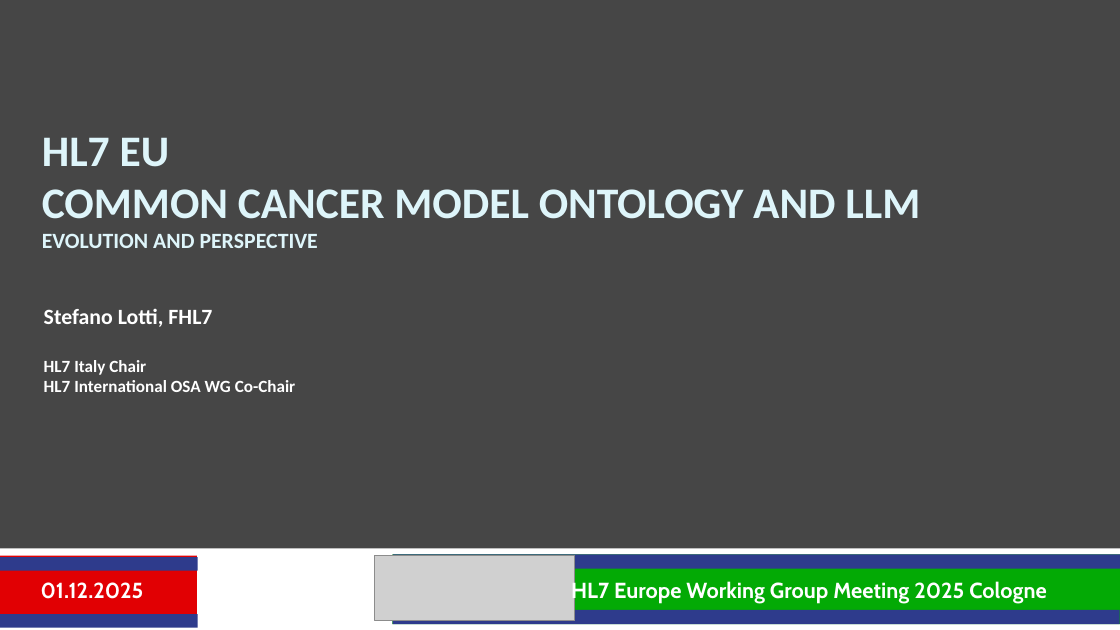
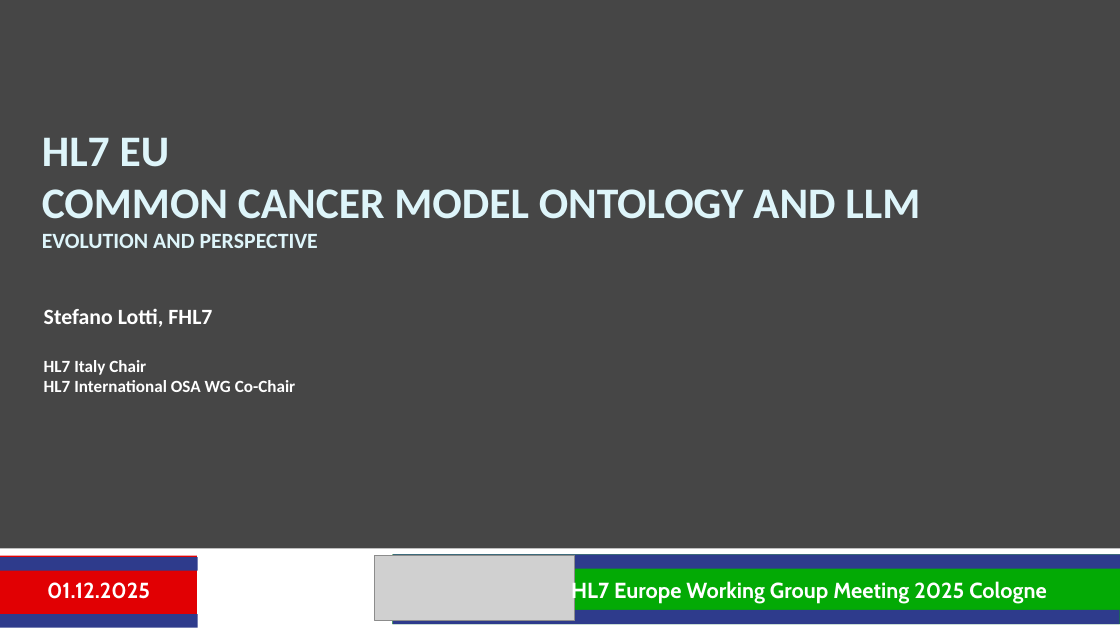
Before and after one commit to slotti64/HL7-EU-Common-cancer-concept-model, a slide deck: slide 1 of Presentations/Common_Cancer_Model_Ontology-Koln_EU_WGM_Presentation.pptx. Drawn at 1120x630 pixels with LibreOffice and Linux fonts; fonts in the diff are those of the drawing; grey boxes stand for pictures; background and template pictures are left out. Boxes give left, top, right and bottom in pixels: in the first picture for what was removed or moved away, otherwise in the second. Text is boxed around its words. In the diff, an @@ line names an element or a change of style, - is before the commit and + after.

```diff
--- a/Presentations/Common_Cancer_Model_Ontology-Koln_EU_WGM_Presentation.pptx
+++ b/Presentations/Common_Cancer_Model_Ontology-Koln_EU_WGM_Presentation.pptx
@@ text "01.12.2025": place and size @@
-text "01.12.2025" at <box>41,582,144,599</box>
+text "01.12.2025" at <box>47,582,150,599</box>
```
Also in this commit, not shown: 3 other slides changed.
